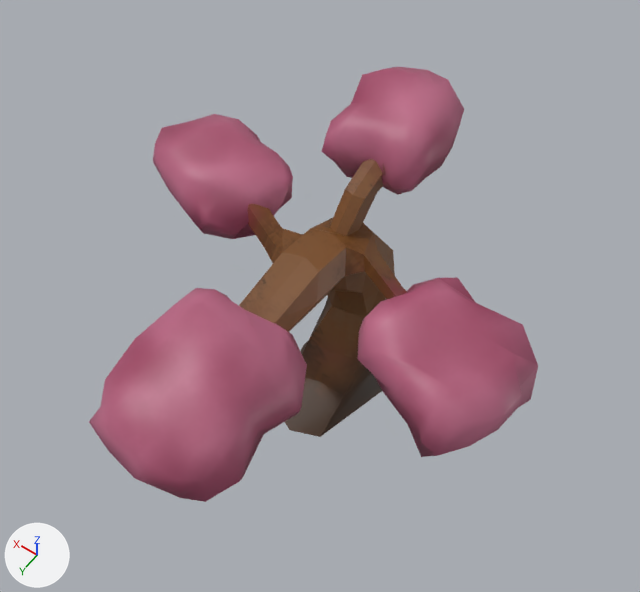
A saved change to the FBX model res/models/scene_models/Bonsai.fbx.
Camera for both pictures: a 50 mm lens placed at (-0.857, 1.164, 1.994), pointed at (0.01, -0.051, 0.085). Arrows for +X, +Y and +Z are at lower left; the lights stay in place. The picture after the commit comes second. Where no turn or scale is listed for an object, it has been applied to the vertices.

In view in the first picture: 'Bonsai'.
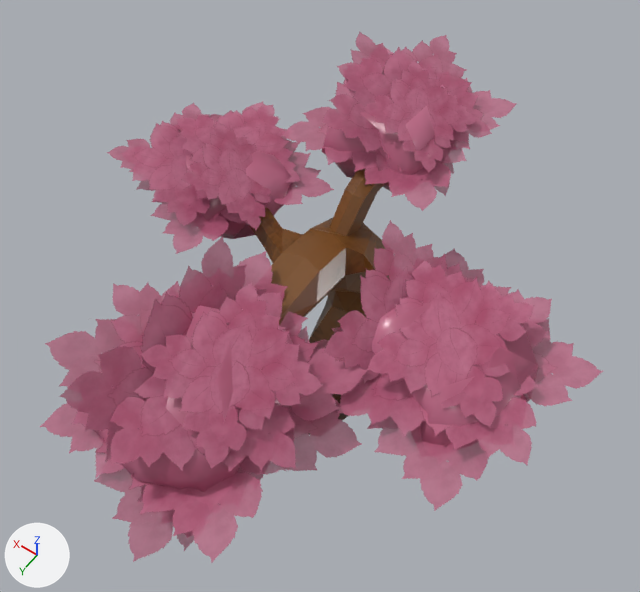
Patch to the scene script:
```diff
--- a/res/models/scene_models/Bonsai.fbx.py
+++ b/res/models/scene_models/Bonsai.fbx.py
@@ mat_material__0 @@
 n0 = _N.new('ShaderNodeBsdfPrincipled'); n0.name = 'Principled BSDF'
 n2.image = img_bonsai_defaultmaterial_basecolor_png
+n3 = _N.new('ShaderNodeTexImage'); n3.name = 'Image Texture.001'
+n3.image = img_bonsai_defaultmaterial_roughness_png
+n4 = _N.new('ShaderNodeTexImage'); n4.name = 'Image Texture.002'
+n4.image = img_bonsai_defaultmaterial_normal_png
+n5 = _N.new('ShaderNodeNormalMap'); n5.name = 'Normal Map'
 _L.new(n2.outputs[0], n0.inputs[0])  # 'Color' to 'Base Color'
 _L.new(n0.outputs[0], n1.inputs[0])  # 'BSDF' to 'Surface'
+_L.new(n3.outputs[0], n0.inputs[2])  # 'Color' to 'Roughness'
+_L.new(n4.outputs[0], n5.inputs[1])  # 'Color' to 'Color'
+_L.new(n5.outputs[0], n0.inputs[5])  # 'Normal' to 'Normal'
@@ ob_plane012 @@
+ob_plane012 = bpy.data.objects.new('Plane012', me_mesh_012)  # 25 vertices, 32 faces; spans x -0.185..0.291, y -0.748..-0.224, z 0.336..0.5; in mat_material__16 (picture img_bonsaileaves_defaultmaterial_basecolor_png)
+ob_plane012.location = (0.0, 0.0, 0.0)
@@ ob_plane011 @@
+ob_plane011 = bpy.data.objects.new('Plane011', me_mesh_011)  # 25 vertices, 32 faces; spans x 0.086..0.684, y -0.436..0.186, z 0.286; in mat_material__16 (picture img_bonsaileaves_defaultmaterial_basecolor_png)
+ob_plane011.location = (0.0, 0.0, 0.0)
@@ ob_plane003 @@
+ob_plane003 = bpy.data.objects.new('Plane003', me_mesh_003)  # 25 vertices, 32 faces; spans x -0.292..0.292, y 0.114..0.733, z 0.208..0.406; in mat_material__16 (picture img_bonsaileaves_defaultmaterial_basecolor_png)
+ob_plane003.location = (0.0, 0.0, 0.0)
@@ ob_plane013 @@
+ob_plane013 = bpy.data.objects.new('Plane013', me_mesh_013)  # 25 vertices, 32 faces; spans x -0.189..0.241, y -0.734..-0.279, z 0.382..0.517; in mat_material__16 (picture img_bonsaileaves_defaultmaterial_basecolor_png)
+ob_plane013.location = (0.0, 0.0, 0.0)
@@ ob_plane005 @@
+ob_plane005 = bpy.data.objects.new('Plane005', me_mesh_005)  # 25 vertices, 32 faces; spans x -0.238..0.112, y 0.184..0.59, z 0.271..0.384; in mat_material__16 (picture img_bonsaileaves_defaultmaterial_basecolor_png)
+ob_plane005.location = (0.0, 0.0, 0.0)
@@ ob_plane015 @@
+ob_plane015 = bpy.data.objects.new('Plane015', me_mesh_015)  # 25 vertices, 32 faces; spans x 0.288..0.612, y -0.248..0.123, z 0.283..0.393; in mat_material__16 (picture img_bonsaileaves_defaultmaterial_basecolor_png)
+ob_plane015.location = (0.0, 0.0, 0.0)
@@ ob_plane016 @@
+ob_plane016 = bpy.data.objects.new('Plane016', me_mesh_016)  # 25 vertices, 32 faces; spans x 0.172..0.553, y -0.362..0.038, z 0.302..0.398; in mat_material__16 (picture img_bonsaileaves_defaultmaterial_basecolor_png)
+ob_plane016.location = (0.0, 0.0, 0.0)
@@ ob_plane007 @@
+ob_plane007 = bpy.data.objects.new('Plane007', me_mesh_007)  # 25 vertices, 32 faces; spans x -0.702..-0.083, y -0.362..0.288, z 0.166; in mat_material__16 (picture img_bonsaileaves_defaultmaterial_basecolor_png)
+ob_plane007.location = (0.0, 0.0, 0.0)
@@ ob_plane001 @@
+ob_plane001 = bpy.data.objects.new('Plane001', me_mesh_001)  # 25 vertices, 32 faces; spans x -0.275..0.275, y 0.117..0.729, z 0.198; in mat_material__16 (picture img_bonsaileaves_defaultmaterial_basecolor_png)
+ob_plane001.location = (0.0, 0.0, 0.0)
@@ ob_plane010 @@
+ob_plane010 = bpy.data.objects.new('Plane010', me_mesh_010)  # 25 vertices, 32 faces; spans x -0.183..0.289, y -0.748..-0.223, z 0.382; in mat_material__16 (picture img_bonsaileaves_defaultmaterial_basecolor_png)
+ob_plane010.location = (0.0, 0.0, 0.0)
@@ ob_plane008 @@
+ob_plane008 = bpy.data.objects.new('Plane008', me_mesh_008)  # 25 vertices, 32 faces; spans x -0.585..-0.2, y -0.249..0.175, z 0.182..0.293; in mat_material__16 (picture img_bonsaileaves_defaultmaterial_basecolor_png)
+ob_plane008.location = (0.0, 0.0, 0.0)
@@ ob_plane017 @@
+ob_plane017 = bpy.data.objects.new('Plane017', me_mesh_017)  # 25 vertices, 32 faces; spans x 0.165..0.441, y -0.24..0.067, z 0.292..0.412; in mat_material__16 (picture img_bonsaileaves_defaultmaterial_basecolor_png)
+ob_plane017.location = (0.0, 0.0, 0.0)
@@ ob_plane004 @@
+ob_plane004 = bpy.data.objects.new('Plane004', me_mesh_004)  # 25 vertices, 32 faces; spans x -0.146..0.146, y 0.134..0.713, z 0.017..0.453; in mat_material__16 (picture img_bonsaileaves_defaultmaterial_basecolor_png)
+ob_plane004.location = (0.0, 0.0, 0.0)
@@ ob_plane006 @@
+ob_plane006 = bpy.data.objects.new('Plane006', me_mesh_006)  # 25 vertices, 32 faces; spans x -0.737..-0.048, y -0.404..0.33, z 0.124; in mat_material__16 (picture img_bonsaileaves_defaultmaterial_basecolor_png)
+ob_plane006.location = (0.0, 0.0, 0.0)
@@ ob_plane009 @@
+ob_plane009 = bpy.data.objects.new('Plane009', me_mesh_009)  # 25 vertices, 32 faces; spans x -0.449..-0.115, y -0.281..0.207, z 0.049..0.381; in mat_material__16 (picture img_bonsaileaves_defaultmaterial_basecolor_png)
+ob_plane009.location = (0.0, 0.0, 0.0)
@@ ob_plane002 @@
+ob_plane002 = bpy.data.objects.new('Plane002', me_mesh_002)  # 25 vertices, 32 faces; spans x -0.355..0.355, y 0.041..0.806, z 0.096..0.329; in mat_material__16 (picture img_bonsaileaves_defaultmaterial_basecolor_png)
+ob_plane002.location = (0.0, 0.0, 0.0)
@@ ob_plane014 @@
+ob_plane014 = bpy.data.objects.new('Plane014', me_mesh_014)  # 25 vertices, 32 faces; spans x -0.138..0.08, y -0.583..-0.316, z 0.417..0.519; in mat_material__16 (picture img_bonsaileaves_defaultmaterial_basecolor_png)
+ob_plane014.location = (0.0, 0.0, 0.0)
```

Where the change shows, as pixel boxes (x1, y1, x2, y2) in the pictures (640 x 592 px):
'Bonsai', surface changed
    both: (96, 69, 538, 492)
'Plane005', added
    after: (140, 282, 323, 469)
'Plane008', added
    after: (367, 261, 535, 428)
'Plane001', added
    after: (40, 271, 368, 563)
'Plane003', added
    after: (109, 281, 296, 472)
'Plane002', added
    after: (45, 251, 362, 562)
'Plane004', added
    after: (60, 236, 266, 551)
'Plane006', added
    after: (314, 248, 603, 511)
'Plane007', added
    after: (337, 277, 552, 466)
'Plane009', added (purple)
    after: (323, 220, 483, 384)
'Plane010', added
    after: (281, 48, 517, 211)
'Plane014', added
    after: (363, 59, 478, 173)
'Plane013', added
    after: (337, 35, 492, 171)
'Plane015', added
    after: (107, 103, 219, 226)
'Plane017', added
    after: (181, 122, 272, 230)
'Plane016', added
    after: (176, 105, 301, 199)
'Plane011', added
    after: (129, 101, 334, 254)
'Plane012', added
    after: (322, 32, 454, 196)
